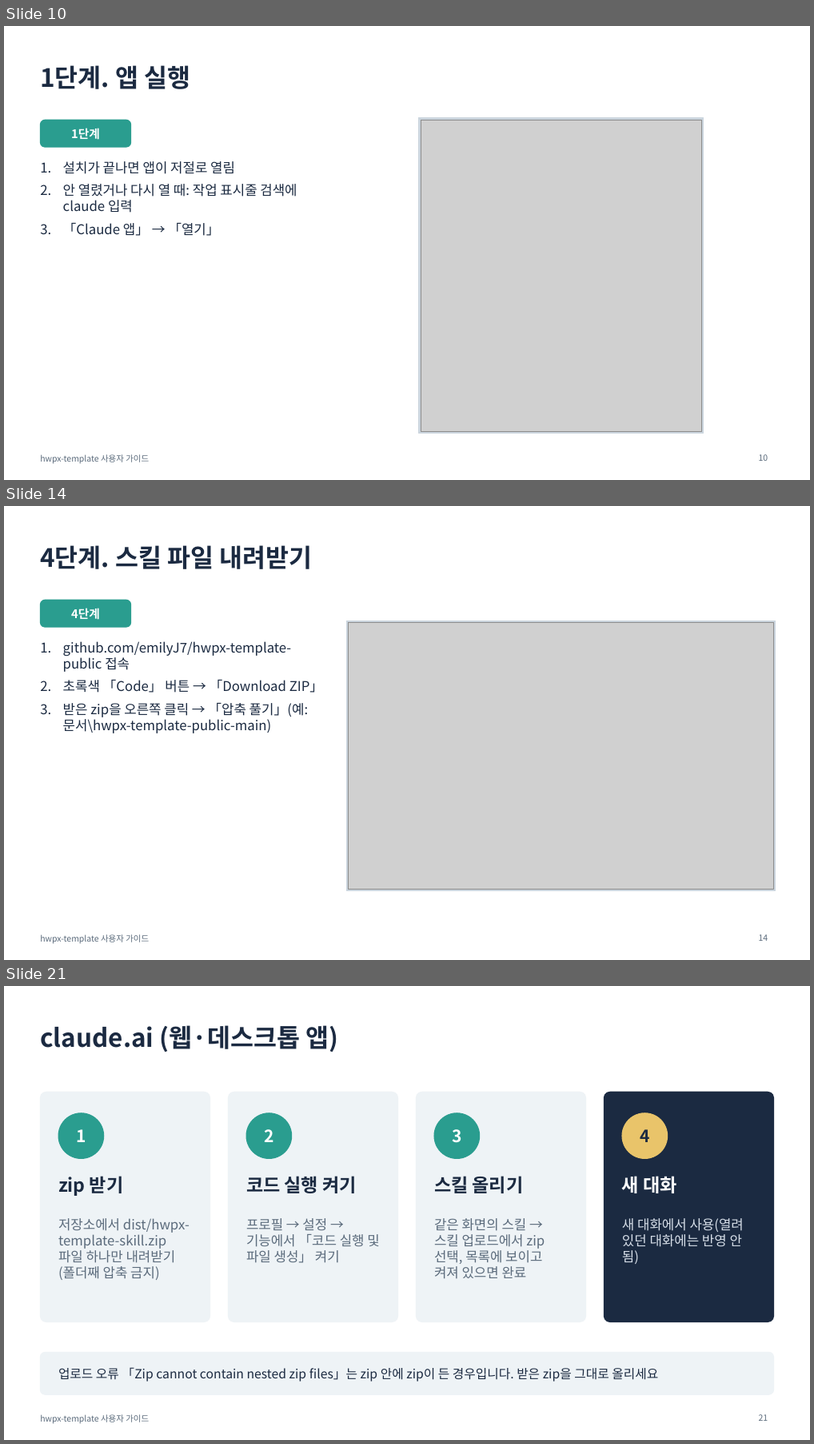
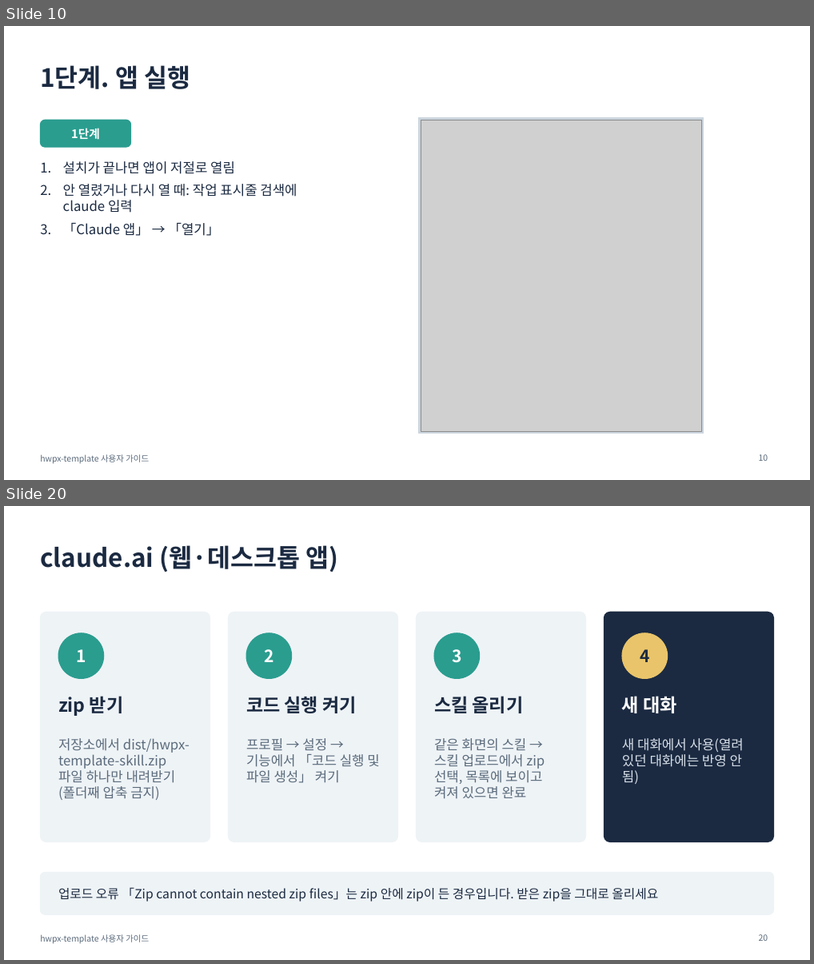
Before and after one commit to emilyJ7/hwpx-template-public, a slide deck: docs/사용자가이드.pptx. Shown one above the other, each under a label of ours: slides 10, 14 and 21 before the commit, slides 10 and 20 after it; the slides between them are not shown. The pictures are 814x1444 and 814x964 pixels, drawn with LibreOffice and Linux fonts; fonts in the diff are those of the drawing; grey boxes stand for pictures. Boxes give left, top, right and bottom in pixels: in the first picture for what was removed or moved away, otherwise in the second. Text is boxed around its words. In the diff, an @@ line names an element or a change of style, - is before the commit and + after.

```diff
--- a/docs/사용자가이드.pptx
+++ b/docs/사용자가이드.pptx
@@ slide 14 removed at bbox=[4, 506, 810, 960], background #FFFFFF; not listed: 1 template element that a slide beside it also shows @@
@@ title removed at bbox=[40, 545, 312, 569] @@
-4단계. 스킬 파일 내려받기
@@ rounded rectangle removed at bbox=[40, 600, 131, 627] @@
@@ text removed at bbox=[71, 608, 100, 620] @@
-4단계
@@ rectangle removed at bbox=[347, 621, 776, 891] @@
@@ picture removed at bbox=[349, 623, 774, 889] @@
@@ text removed at bbox=[63, 641, 323, 733] @@
-1. github.com/emilyJ7/hwpx-template-public 접속
-2. 초록색 「Code」 버튼 → 「Download ZIP」
-3. 받은 zip을 오른쪽 클릭 → 「압축 풀기」(예: 문서\hwpx-template-public-main)
@@ page number removed at bbox=[759, 934, 769, 940] @@
-14
@@ what was slide 21 is now slide 20 @@
@@ page number at bbox=[759, 934, 769, 940]: text changed @@
-21
+20
```
Also in this commit, not shown: 9 slides changed, 2 slides added, 2 other slides removed, 26 other files.
